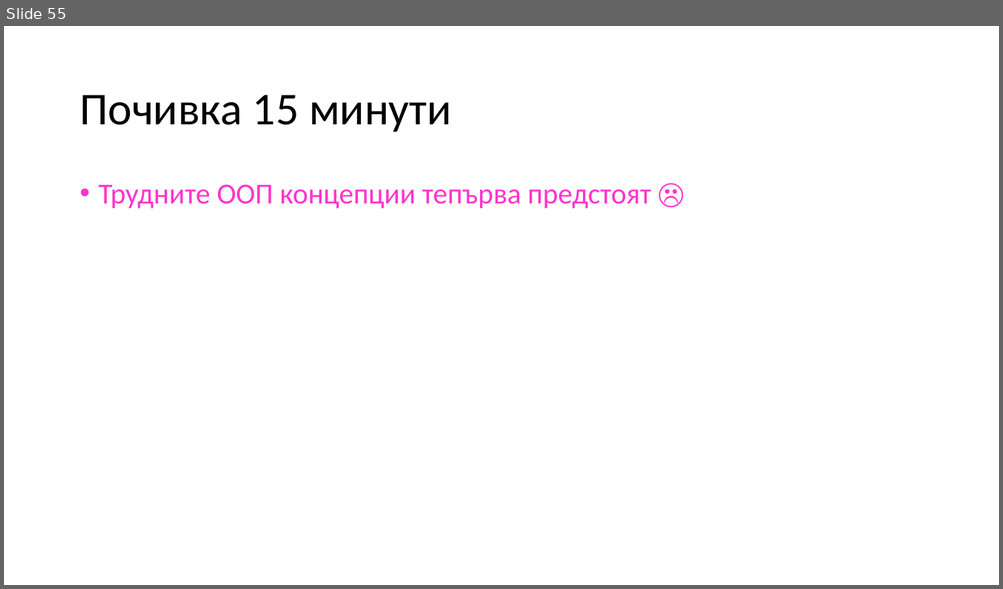
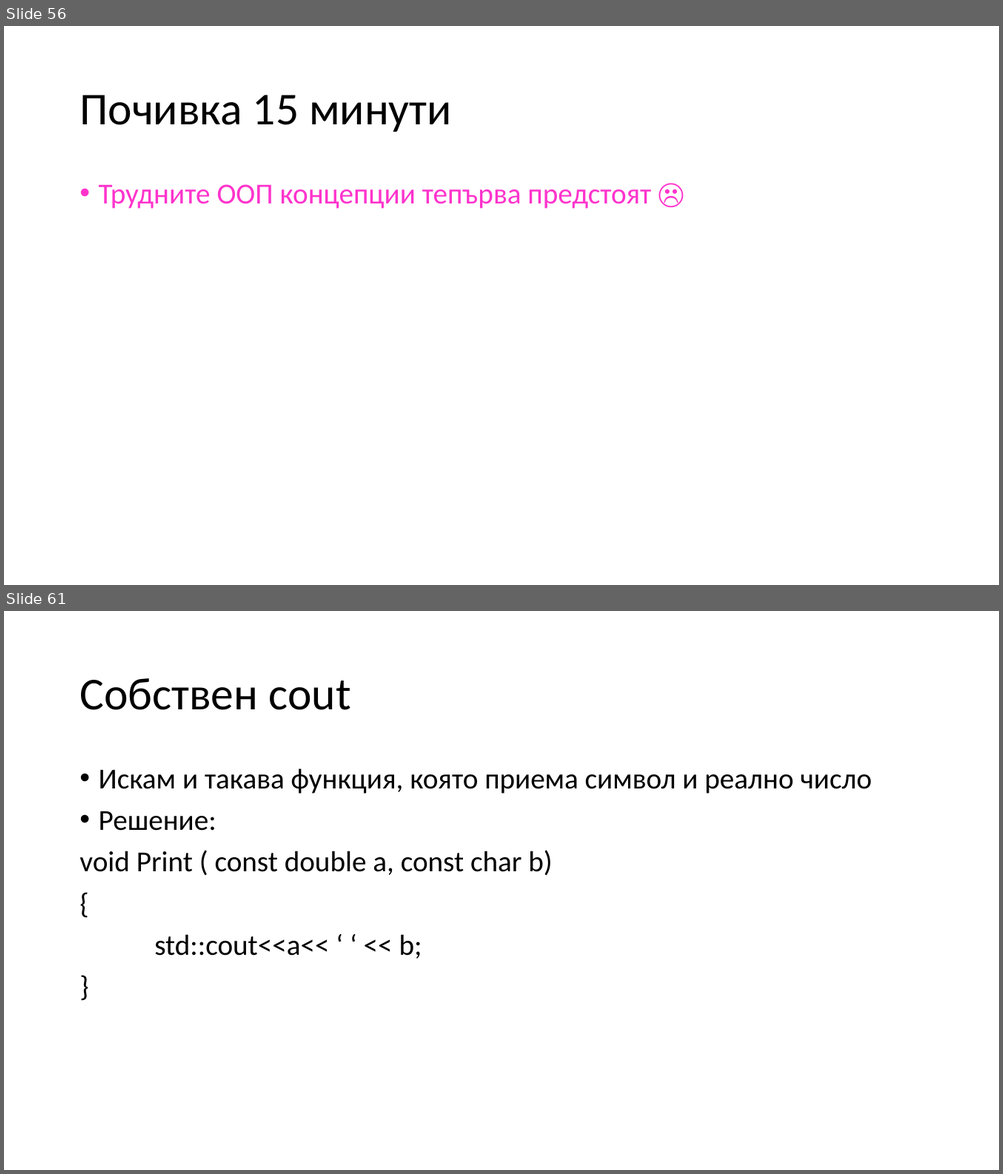
Before and after one commit to Mapmo/Uni-CPP, a slide deck: Object-Oriented Programming/Consultation 2/Consultation2.pptx. Shown one above the other, each under a label of ours: slide 55 before the commit, slides 56 and 61 after it; the slides between them are not shown. The pictures are 1003x589 and 1003x1174 pixels, drawn with LibreOffice and Linux fonts; fonts in the diff are those of the drawing. Boxes give left, top, right and bottom in pixels: in the first picture for what was removed or moved away, otherwise in the second. Text is boxed around its words. In the diff, an @@ line names an element or a change of style, - is before the commit and + after.

```diff
--- a/Object-Oriented Programming/Consultation 2/Consultation2.pptx
+++ b/Object-Oriented Programming/Consultation 2/Consultation2.pptx
@@ slide 61 added at bbox=[4, 611, 999, 1170], background #FFFFFF @@
@@ title added at bbox=[79, 678, 351, 710], 44 pt, text #000000 @@
+Собствен cout
@@ text added at bbox=[79, 769, 872, 959], 28 pt, text #000000 @@
+• Искам и такава функция, която приема символ и реално число
+• Решение:
+void Print ( const double a, const char b)
+{
+std::cout<<a<< ‘ ‘ << b;
+}
@@ what was slide 55 is now slide 56 @@
```
Also in this commit, not shown: 1 slide changed, 46 other slides added.
